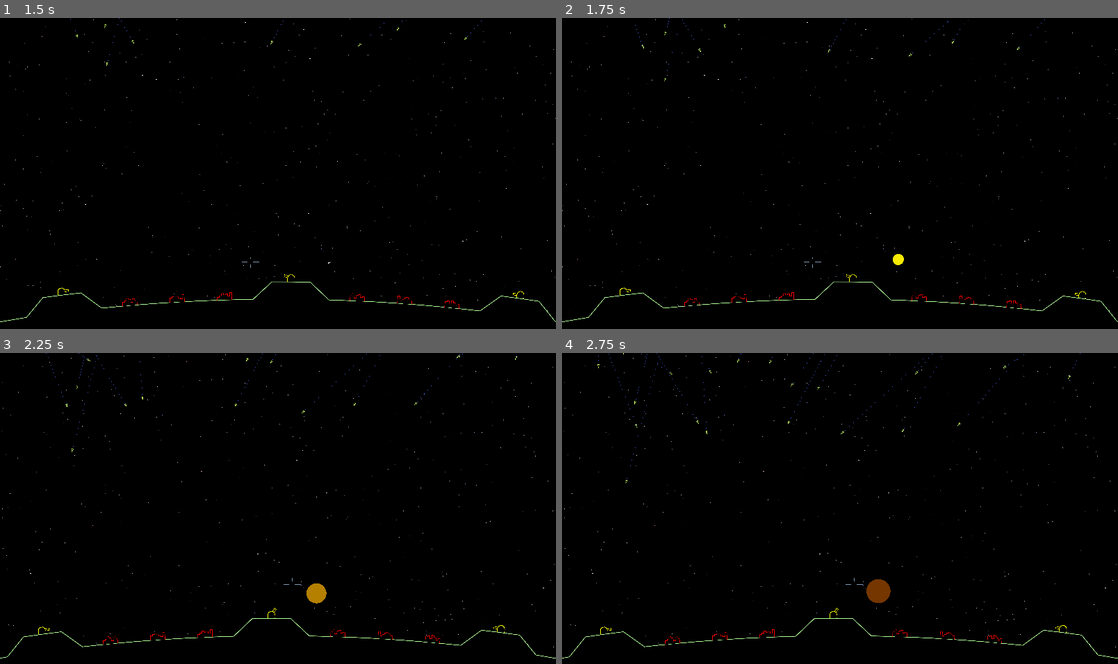
Above: before the commit, frames 1-4 (two rows, left to right).
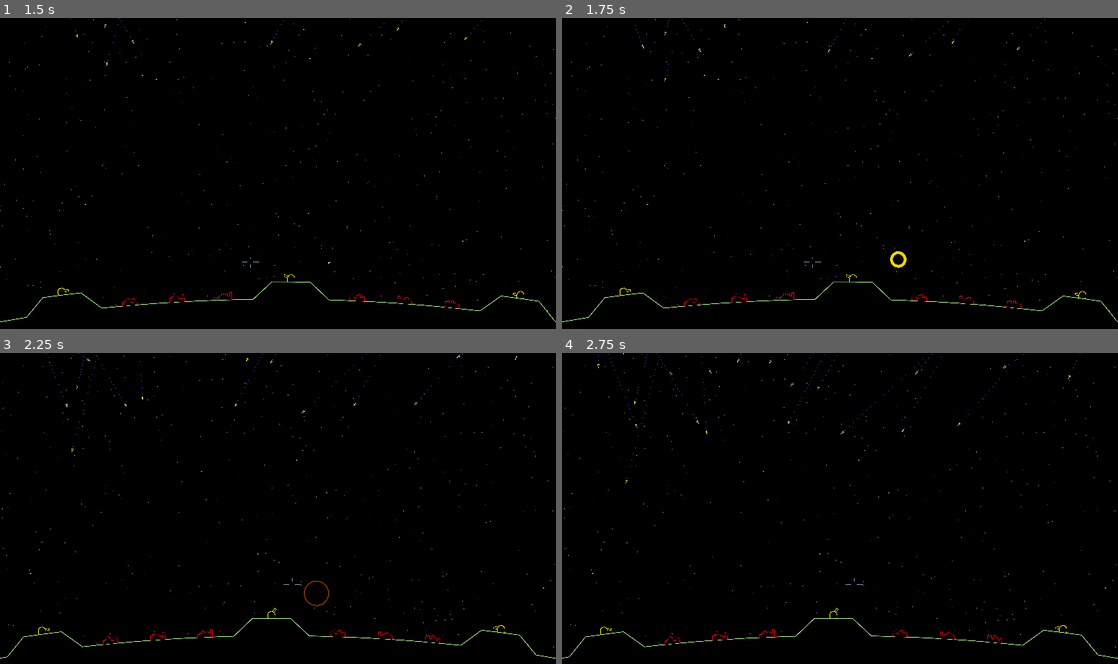
Above: after the commit, the same moments.

Repository: tartley/missile-commander
Game: Godot game, scene res://src/main/main.tscn
Same seed, same stepped clock (60 frames per second), same inputs: the game is played once before the commit and once after it.
Inputs (mouse positions are in pixels of both pictures, inside the frame that each line leads up to):
- Up to frame 1 (1.5 s): tap Enter at 0.5 s; move the mouse to (305, 173) at 0.52 s; hold W from 0.53 s (still down); move the mouse to (250, 176) at 1.27 s
- Up to frame 2 (1.75 s): keep holding W
- Up to frame 3 (2.25 s): keep holding W; move the mouse to (289, 502) at 2.02 s
- Up to frame 4 (2.75 s): keep holding W

Frame 1 is identical in both runs. In frame 2, 0.1% of the frame differs, in the area x 59-62%, y 75-81%; in frame 3, 0.2%; in frame 4, 0.3%, in the area x 54-60%, y 72-81%.

Commit message:
Tweak how Pop is drawn

Diff:
--- a/src/pop/pop.gd
+++ b/src/pop/pop.gd
@@ -1,7 +1,7 @@
 extends Node2D
 
 const SIZE := 100.0 # world co-ords
-const DURATION := 2.0 # seconds
+const DURATION := 1.0 # seconds
 
 var age:float # seconds
 var progress:float # 0..1
@@ -21,4 +21,5 @@
 
 func _draw() -> void:
     var color := Color(1, 1 - self.progress, 0, 1 - self.progress)
-    draw_circle(Vector2(0, 0), SIZE * self.progress ** 0.3, color)
+    var width := 20.0 - progress * 20.0
+    draw_arc(Vector2.ZERO, SIZE * self.progress ** 0.3, -PI, PI, 16, color, width, true)
